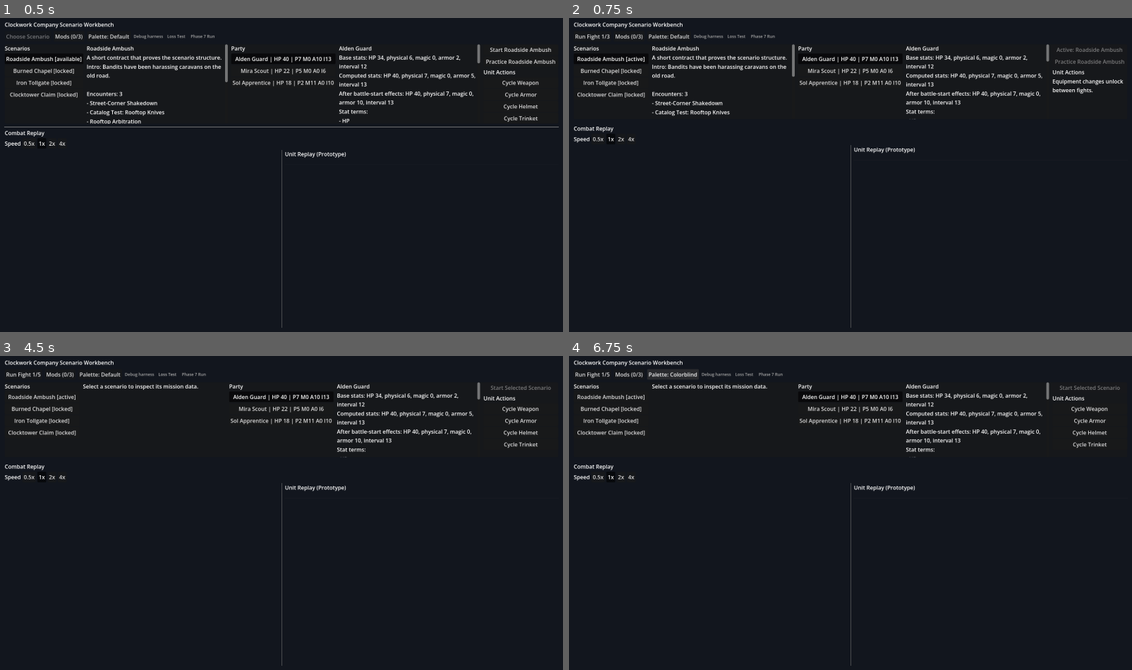
Above: before the commit, frames 1-4 (two rows, left to right).
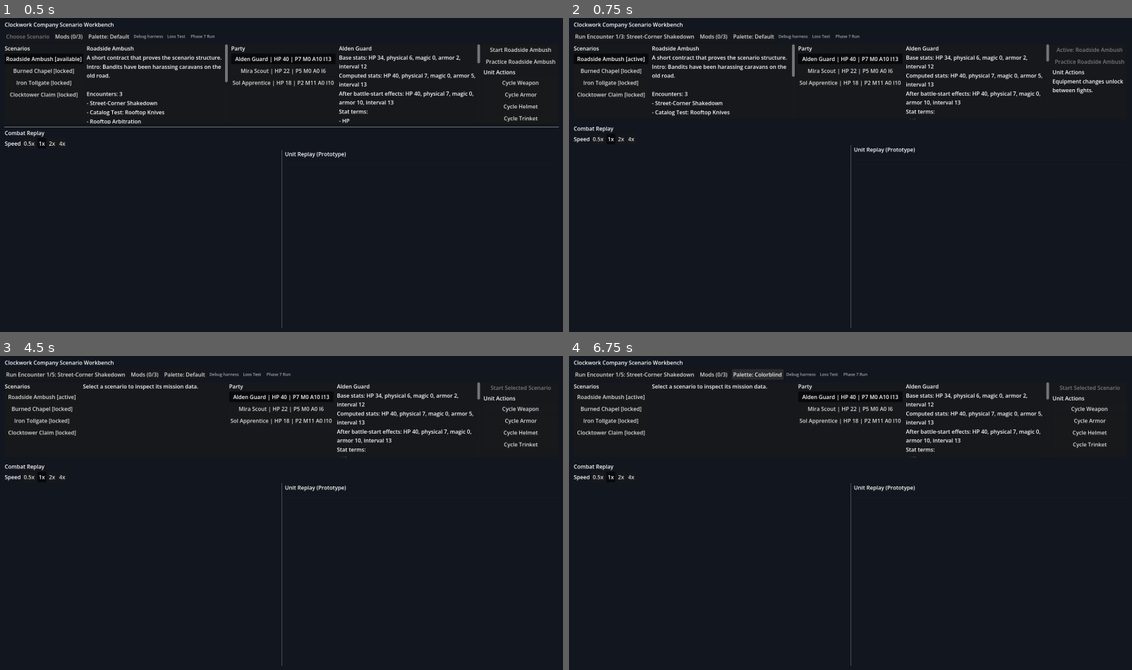
Above: after the commit, the same moments.

Repository: aqvm/clockwork-company
Game: Godot game, scene res://scenes/combat_test_scene.tscn
Two runs of this game, one before a commit and one after it. Both use one fixed random seed, a clock stepped at 60 frames per second and the inputs below.
Inputs:
- Up to frame 1 (0.5 s): no input
- Up to frame 2 (0.75 s): click "Start Roadside Ambush" at 0.5 s
- Up to frame 3 (4.5 s): click "Run Fight 1/3" (after the commit: "Run Encounter 1/3: Street-Cor…") at 1.25 s; click "Mods (0/3)" at 2 s; click "Palette: Default" at 2.75 s; click "Palette: Colorblind" at 3.5 s; click "Loss Test" at 4.25 s
- Up to frame 4 (6.75 s): click "Run Fight 1/5" (after the commit: "Run Encounter 1/5: Street-Cor…") at 5 s; click "Phase 7 Run" at 5.75 s; click "Palette: Default" at 6.5 s

Frame 1 is identical in both runs. In frame 2, 0.4% of the frame differs, in the area x 3-52%, y 5-8%; in frame 3, 0.4%; in frame 4, 0.4%, in the area x 3-54%, y 5-8%.

Commit message:
Clarify encounter transitions

Diff:
--- a/clockwork-company/scripts/run/run_state.gd
+++ b/clockwork-company/scripts/run/run_state.gd
@@ -57,6 +57,7 @@
 	reward_definitions = scenario.rewards.duplicate() if scenario != null else []
 	if reward_definitions.is_empty():
 		reward_definitions = _load_reward_definitions()
+	last_result_summary = "Ready to enter encounter %d: %s." % [current_fight_number(), current_encounter_name()]
 
 
 func _start_common(enabled_mod_pack_ids: Array[String], should_force_loss := false, starting_allies: Array = []) -> void:
@@ -147,7 +148,7 @@
 
 	_award_current_job_levels()
 	status = STATUS_REWARD
-	last_result_summary = "Fight %d won. Choose one reward before fight %d." % [current_fight_number(), current_fight_number() + 1]
+	last_result_summary = "Encounter %d cleared. Choose one reward before encounter %d: %s." % [current_fight_number(), current_fight_number() + 1, _next_encounter_name()]
 
 
 func reward_options() -> Array[Dictionary]:
@@ -179,7 +180,7 @@
 	if scenario_runner != null:
 		scenario_runner.progress.current_encounter_index = fight_index
 	status = STATUS_EQUIPMENT
-	last_result_summary = "Reward gained: %s. Equip inventory before fight %d, or continue as-is." % [String(reward["label"]), current_fight_number()]
+	last_result_summary = "Reward gained: %s. Equip inventory before encounter %d: %s, or continue as-is." % [String(reward["label"]), current_fight_number(), current_encounter_name()]
 
 
 func continue_to_next_fight() -> void:
@@ -187,7 +188,7 @@
 		return
 
 	status = STATUS_ACTIVE
-	last_result_summary = "Fight %d is ready." % current_fight_number()
+	last_result_summary = "Ready to enter encounter %d: %s." % [current_fight_number(), current_encounter_name()]
 
 
 func equip_options() -> Array[Dictionary]:
@@ -302,6 +303,16 @@
 	return encounter_definitions[safe_index]
 
 
+func _next_encounter_name() -> String:
+	if encounter_definitions.is_empty():
+		return "Missing Encounter"
+	var safe_index: int = clamp(fight_index + 1, 0, encounter_definitions.size() - 1)
+	var encounter = encounter_definitions[safe_index]
+	if encounter == null:
+		return "Missing Encounter"
+	return encounter.display_name
+
+
 func _apply_loss_test_enemy_pressure(enemy: UnitDefinition) -> void:
 	if not loss_test_mode:
 		return
--- a/clockwork-company/scripts/ui/combat_test_scene.gd
+++ b/clockwork-company/scripts/ui/combat_test_scene.gd
@@ -405,7 +405,7 @@
 		run_button.text = RUN_BUTTON_REPLAYING_TEXT
 	elif run_state.status == RunStateScript.STATUS_ACTIVE:
 		run_button.disabled = false
-		run_button.text = "Run Fight %d/%d" % [run_state.current_fight_number(), run_state.current_fight_count()]
+		run_button.text = "Run Encounter %d/%d: %s" % [run_state.current_fight_number(), run_state.current_fight_count(), run_state.current_encounter_name()]
 	elif run_state.status == RunStateScript.STATUS_REWARD:
 		run_button.disabled = true
 		run_button.text = "Choose Reward"
@@ -436,6 +436,8 @@
 
 	continue_button.visible = run_state.status == RunStateScript.STATUS_EQUIPMENT
 	continue_button.disabled = replay_is_active
+	if continue_button.visible:
+		continue_button.text = "Continue to Encounter %d: %s" % [run_state.current_fight_number(), run_state.current_encounter_name()]
 
 	var equip_options: Array[Dictionary] = []
 	if run_state.status == RunStateScript.STATUS_EQUIPMENT:
Not shown, changed: ARCHITECTURE.md
Not shown, changed: LEARNING_LOG.md
Not shown, changed: TODO.md
